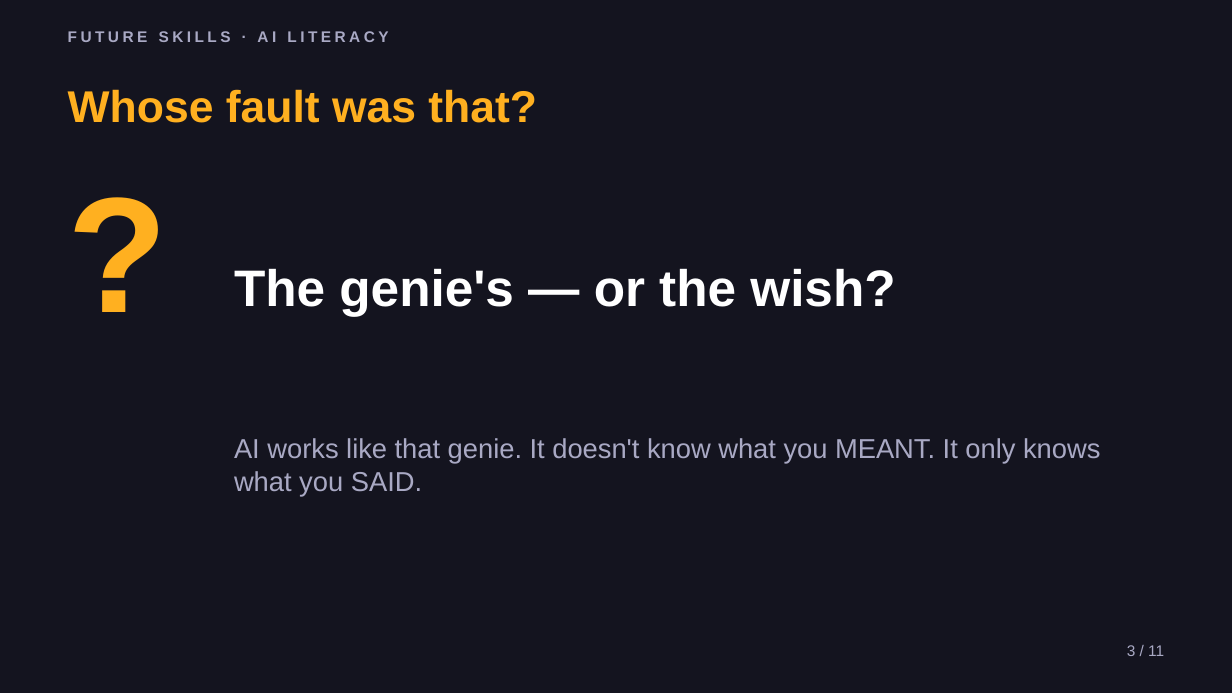
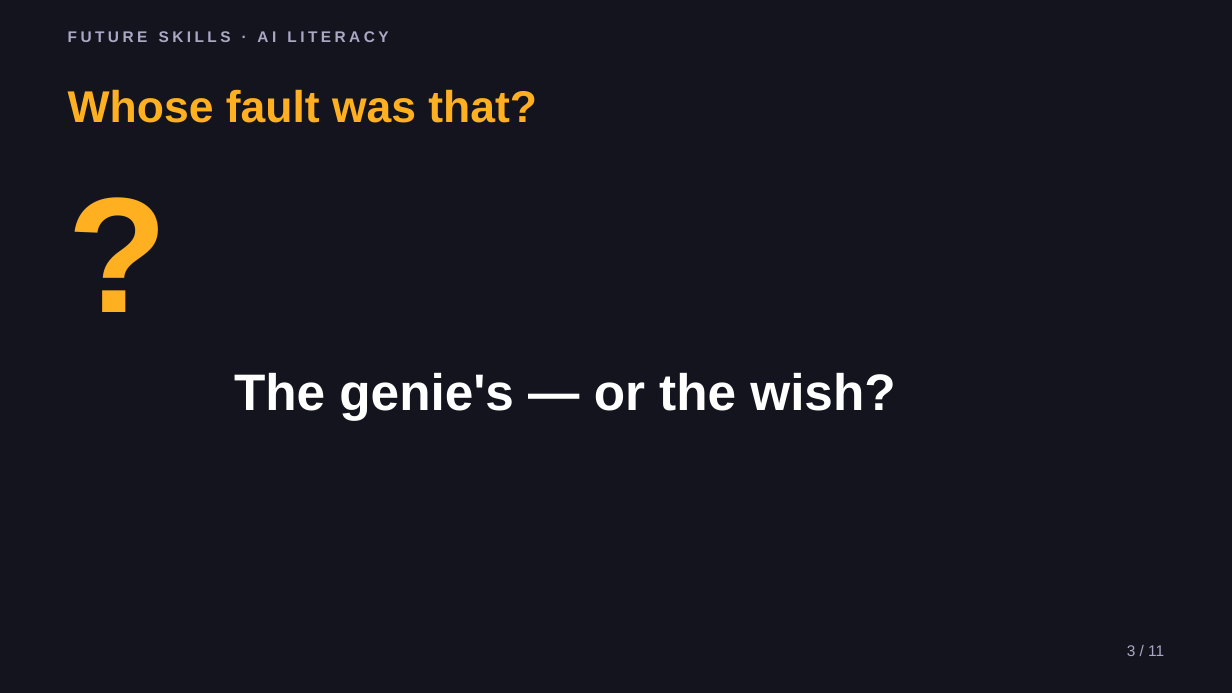
Before and after one commit to phiunit/tptphi, a slide deck: slide 3 of products/ai-prompting-101/dist/How to Talk to AI - Slides.pptx. Drawn at 1232x693 pixels with LibreOffice and Linux fonts; fonts in the diff are those of the drawing. Boxes give left, top, right and bottom in pixels: in the first picture for what was removed or moved away, otherwise in the second. Text is boxed around its words. In the diff, an @@ line names an element or a change of style, - is before the commit and + after.

```diff
--- a/products/ai-prompting-101/dist/How to Talk to AI - Slides.pptx
+++ b/products/ai-prompting-101/dist/How to Talk to AI - Slides.pptx
@@ text "The genie's — or the ..." moved from (x1=234, y1=268, x2=895, y2=316) to (x1=234, y1=372, x2=895, y2=420) @@
@@ text removed at (x1=234, y1=438, x2=1100, y2=496) @@
-AI works like that genie. It doesn't know what you MEANT. It only knows what you SAID.
```
Also in this commit, not shown: 8 other slides changed, 31 other files.
